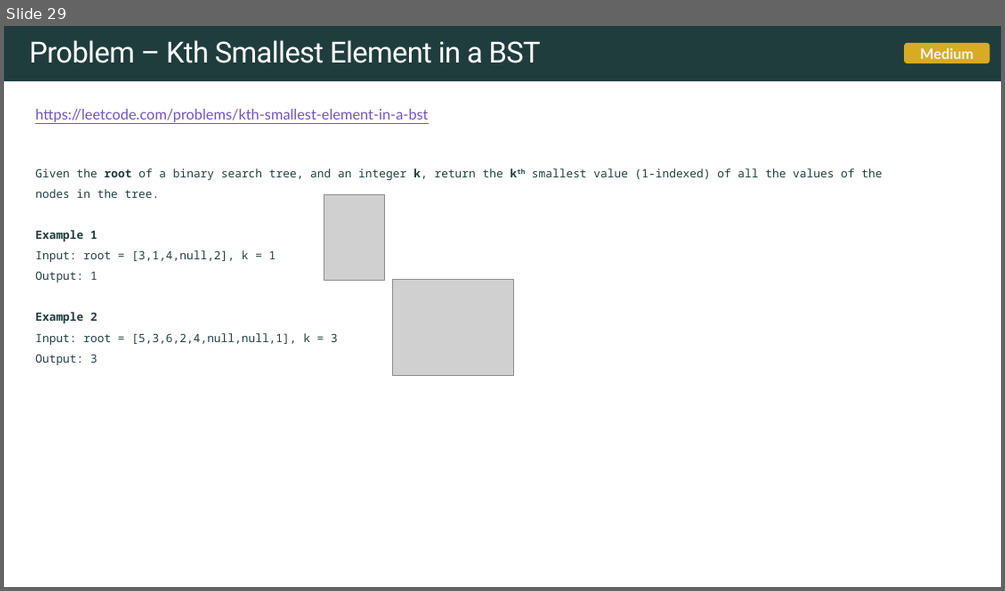
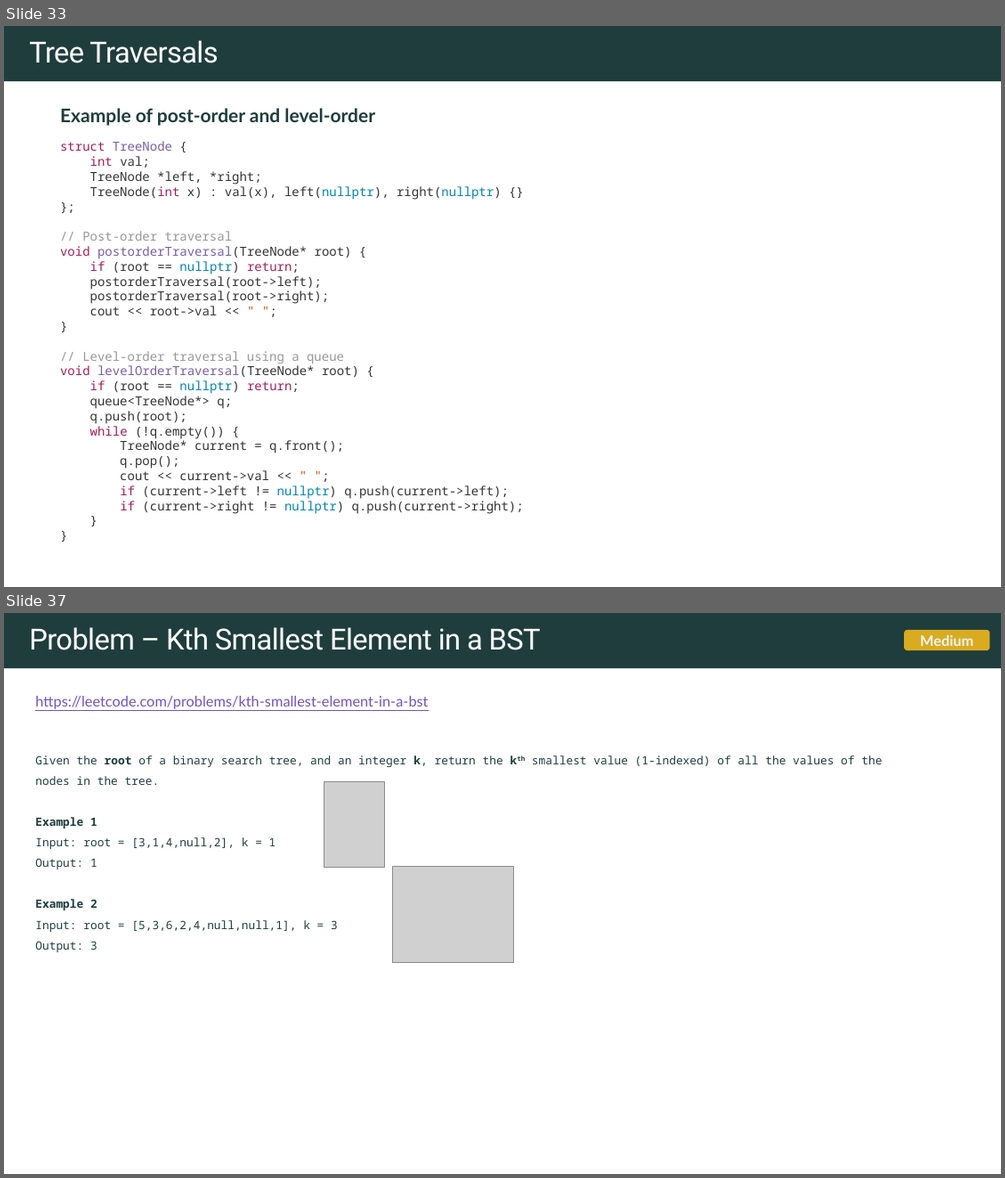
Before and after one commit to rfdavid/coding-interview-handbook-cpp, a slide deck: Algorithm and problem Solving Cheatsheet.pptm. Shown one above the other, each under a label of ours: slide 29 before the commit, slides 33 and 37 after it; the slides between them are not shown. The pictures are 1005x591 and 1005x1178 pixels, drawn with LibreOffice and Linux fonts; fonts in the diff are those of the drawing; grey boxes stand for pictures. Boxes give left, top, right and bottom in pixels: in the first picture for what was removed or moved away, otherwise in the second. Text is boxed around its words. In the diff, an @@ line names an element or a change of style, - is before the commit and + after.

Commit message:
added tree traversals

```diff
--- a/Algorithm and problem Solving Cheatsheet.pptm
+++ b/Algorithm and problem Solving Cheatsheet.pptm
@@ slide 33 added at bbox=[4, 26, 1001, 587], background #FFFFFF; not listed: 1 template element that a slide beside it also shows @@
@@ text added at bbox=[29, 40, 218, 63], 28 pt, text #FFFFFF @@
+Tree Traversals
@@ text added at bbox=[60, 108, 375, 126], 18 pt, text #1F3D3D, bold @@
+Example of post-order and level-order
@@ text added at bbox=[60, 141, 524, 514], 12 pt, text #333333 @@
+struct TreeNode {
+int val;
+TreeNode *left, *right;
+TreeNode(int x) : val(x), left(nullptr), right(nullptr) {}
+};
+// Post-order traversal
+void postorderTraversal(TreeNode* root) {
+if (root == nullptr) return;
+postorderTraversal(root->left);
+postorderTraversal(root->right);
+cout << root->val << " ";
+}
+// Level-order traversal using a queue
+void levelOrderTraversal(TreeNode* root) {
+if (root == nullptr) return;
+queue<TreeNode*> q;
+q.push(root);
+while (!q.empty()) {
+TreeNode* current = q.front();
+q.pop();
+cout << current->val << " ";
+if (current->left != nullptr) q.push(current->left);
+if (current->right != nullptr) q.push(current->right);
+}
+}
@@ what was slide 29 is now slide 37 @@
```
Also in this commit, not shown: 7 slides changed, 7 other slides added, 11 other files.
